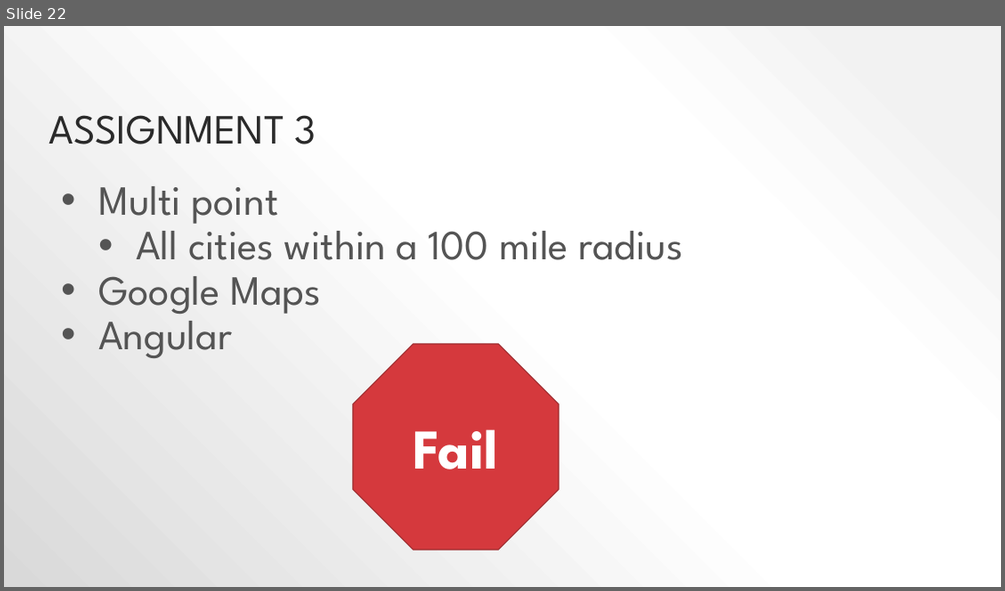
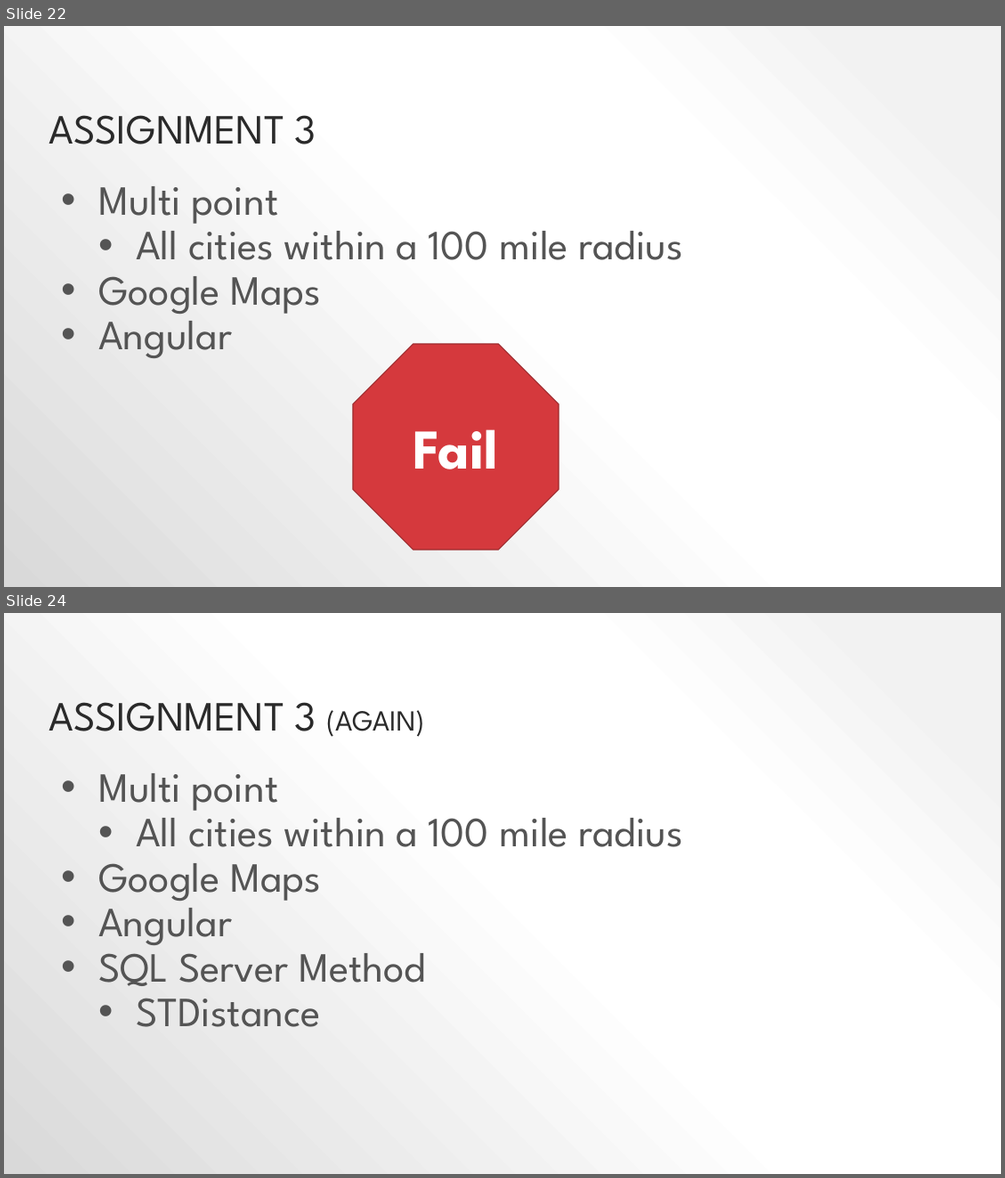
Before and after one commit to pjsteele/techtalksky, a slide deck: presentation/techTalk.pptx. Shown one above the other, each under a label of ours: slide 22 before the commit, slides 22 and 24 after it; the slides between them are not shown. The pictures are 1005x591 and 1005x1178 pixels, drawn with LibreOffice and Linux fonts; fonts in the diff are those of the drawing. Boxes give left, top, right and bottom in pixels: in the first picture for what was removed or moved away, otherwise in the second. Text is boxed around its words. In the diff, an @@ line names an element or a change of style, - is before the commit and + after.

```diff
--- a/presentation/techTalk.pptx
+++ b/presentation/techTalk.pptx
@@ slide 24 added at (4,613,1001,1174), background gradient #F2F2F2 to #FFFFFF to #D9D9D9 @@
@@ title added at (48,702,424,737), 40 pt, text #2A2A2A @@
+ASSIGNMENT 3 (AGAIN)
@@ text added at (98,773,683,1027), 40 pt, text #545454 @@
+• Multi point
+  • All cities within a 100 mile radius
+• Google Maps
+• Angular
+• SQL Server Method
+  • STDistance
```
Also in this commit, not shown: 1 slide changed, 4 other slides added, 6 slides removed, 4 other files.
